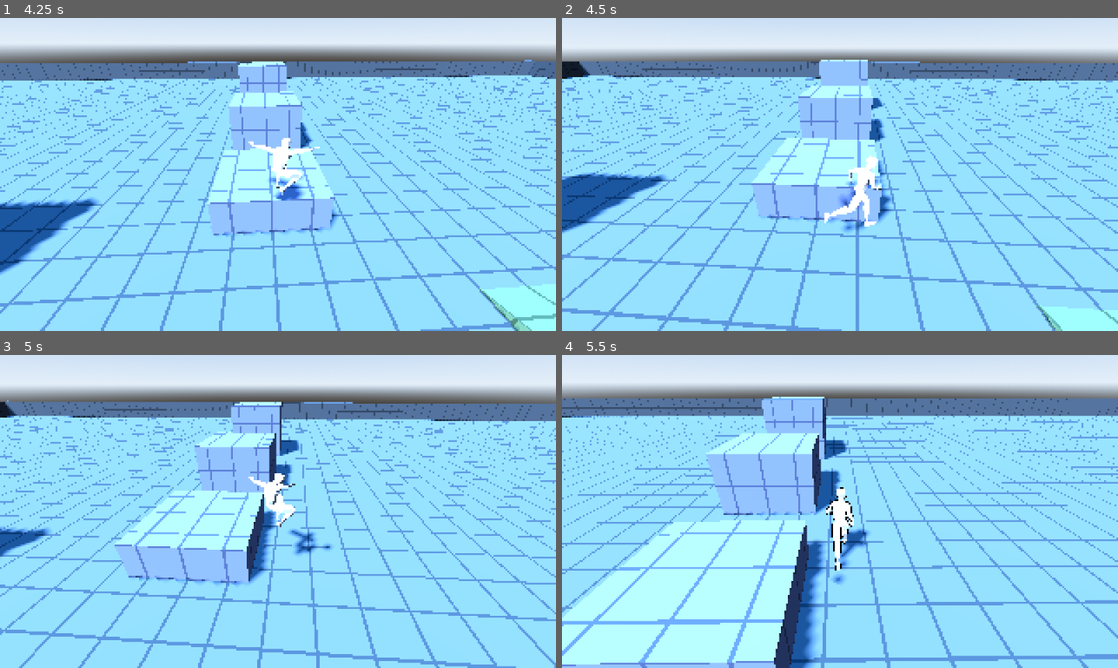
Above: before the commit, frames 1-4 (two rows, left to right).
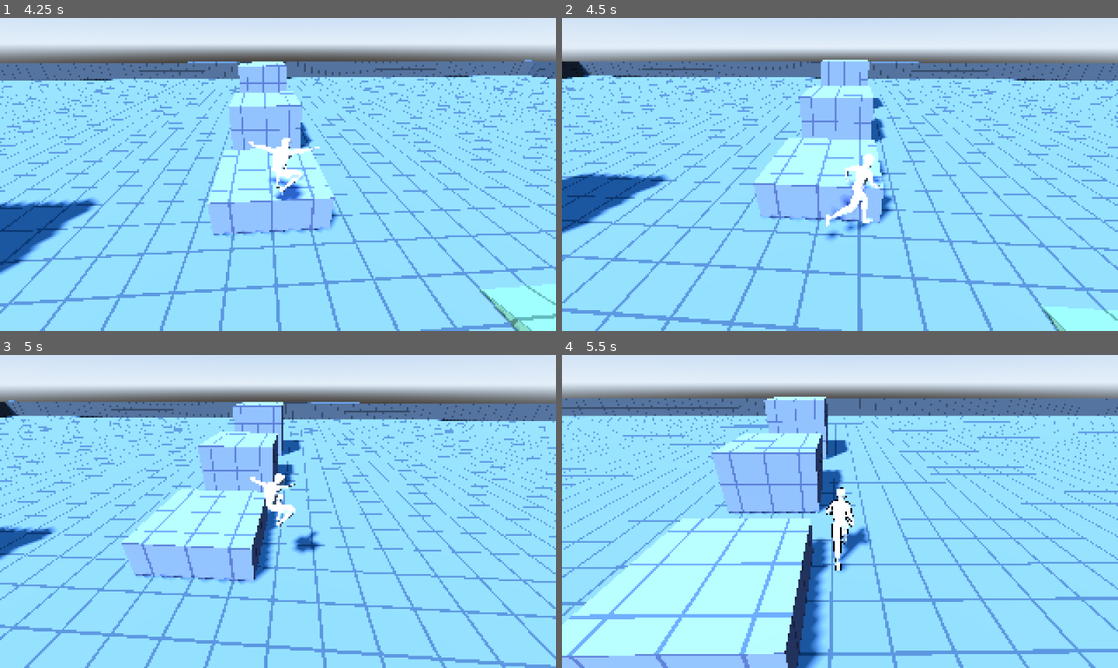
Above: after the commit, the same moments.

Repository: trentteinert/3D-PixelArt-TEST
Game: Godot game, scene res://scenes/test_area.tscn
Same seed, same stepped clock (60 frames per second), same inputs: the game is played once before the commit and once after it.
Inputs (mouse positions are in pixels of both pictures, inside the frame that each line leads up to):
- Up to frame 1 (4.25 s): move the mouse to (305, 174) at 0.52 s; hold T (cycle_shader) 0.53-1.28 s; hold W (move_forward) from 0.53 s (still down); click (305, 174) at 0.67 s; tap Space (jump) at 0.77, 1.52, 3.02, 3.77 s; move the mouse to (250, 174) at 1.27 s; tap Shift (sprint) at 1.35 s; move the mouse to (289, 168) at 2.02 s; hold E (toggle_edges) 2.03-2.78 s; move the mouse to (272, 180) at 2.77 s; tap T (cycle_shader) at 2.85 s; click (272, 180) at 2.92 s; move the mouse to (316, 177) at 3.52 s; hold Shift (sprint) from 3.53 s (still down)
- Up to frame 2 (4.5 s): keep holding W (move_forward); move the mouse to (795, 171) at 4.27 s; release Shift (sprint) at 4.28 s; tap E (toggle_edges) at 4.35 s
- Up to frame 3 (5 s): keep holding W (move_forward); tap Space (jump) at 4.52 s
- Up to frame 4 (5.5 s): keep holding W (move_forward); move the mouse to (845, 511) at 5.02 s; hold T (cycle_shader) from 5.03 s (still down); click (845, 511) at 5.17 s

Frame 1 is identical in both runs. In frame 2, 9.1% of the frame differs, in the area x 0-100%, y 13-100%; in frame 3, 22%; in frame 4, 24%.

Commit message:
Brake and pivot on sharp reversals instead of arcing; tighter turn rate
Co-Authored-By: Claude Sonnet 5.5 <noreply@anthropic.com>
Claude-Session: https://claude.ai/code/session_01Xiux81rrMFYVmhBeLoAXKG

Diff:
--- a/scripts/player.gd
+++ b/scripts/player.gd
@@ -12,7 +12,12 @@
 @export var turn_speed := 16.0
 ## How fast (radians/second) your direction of travel swings toward the input on the ground.
 ## Higher = snappier direction changes with no speed loss; lower = wider, more weighty turns.
-@export var turn_rate := 12.0
+@export var turn_rate := 20.0
+## Turning more than this many degrees away from your current direction counts as a reversal:
+## the character brakes hard and pivots instead of swinging around in an arc.
+@export var reverse_angle_degrees := 110.0
+## Deceleration (m/s²) while braking into a reversal.
+@export var reverse_brake := 70.0
 
 @export_group("Jump")
 @export var jump_velocity := 7.5
@@ -118,8 +123,17 @@
 		if current_speed > 0.1:
 			heading = horizontal / current_speed
 			var angle := heading.angle_to(target_dir)
-			heading = heading.rotated(clampf(angle, -turn_rate * delta, turn_rate * delta))
-		horizontal = heading * move_toward(current_speed, target.length(), acceleration * delta)
+			if absf(angle) > deg_to_rad(reverse_angle_degrees):
+				if current_speed > 1.5:
+					# Reversal: brake to a near stop first, then take off the new way.
+					horizontal = horizontal.move_toward(Vector2.ZERO, reverse_brake * delta)
+					heading = Vector2.ZERO
+				else:
+					heading = target_dir
+			else:
+				heading = heading.rotated(clampf(angle, -turn_rate * delta, turn_rate * delta))
+		if heading != Vector2.ZERO:
+			horizontal = heading * move_toward(current_speed, target.length(), acceleration * delta)
 	else:
 		var rate := friction if input == Vector2.ZERO else air_acceleration
 		horizontal = horizontal.move_toward(target, rate * delta)
